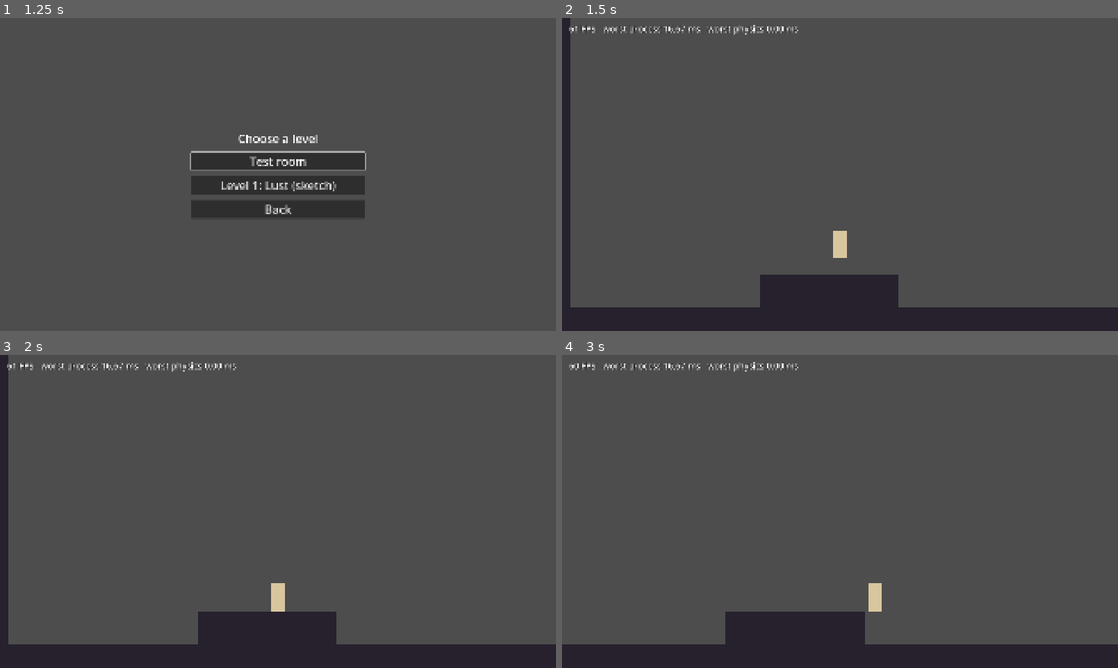
Above: before the commit, frames 1-4 (two rows, left to right).
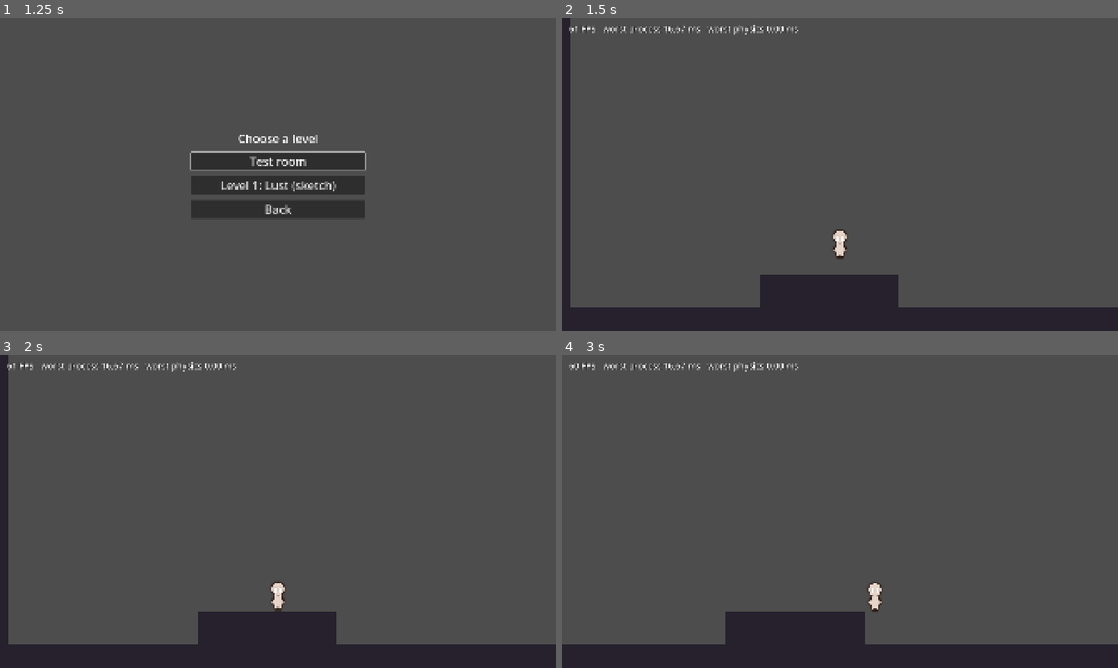
Above: after the commit, the same moments.

Repository: P2D2627/P2D
Game: Godot game, scene res://main.tscn
Same seed, same stepped clock (60 frames per second), same inputs: the game is played once before the commit and once after it.
Inputs (mouse positions are in pixels of both pictures, inside the frame that each line leads up to):
- Up to frame 1 (1.25 s): click "Play" at 0.5 s
- Up to frame 2 (1.5 s): click "Level 1: Lust (sketch)" at 1.25 s
- Up to frame 3 (2 s): no input
- Up to frame 4 (3 s): tap Enter at 2 s; move the mouse to (962, 495) at 2.02 s; press the mouse at (962, 495) at 2.03 s; hold D (move_right) from 2.03 s (still down); tap Space (jump) at 2.27 s; move the mouse to (728, 527) at 2.77 s; release the mouse at (728, 527) at 2.78 s; tap E (interact) at 2.85 s

Frame 1 is identical in both runs. In frame 2, 0.2% of the frame differs, in the area x 48-52%, y 67-78%; in frame 3, 0.2%, in the area x 48-52%, y 72-82%; in frame 4, 0.2%.

Commit message:
replace the player placeholder with the concept sprite

Diff:
--- a/Projeto/player/player.tscn
+++ b/Projeto/player/player.tscn
@@ -4,6 +4,7 @@
 [ext_resource type="Resource" uid="uid://dgbdj7xih7ra7" path="res://player/player_movement_stats.tres" id="2_stats"]
 [ext_resource type="Script" uid="uid://bb8cwv6qx3yd" path="res://player/player_input.gd" id="3_input"]
 [ext_resource type="PackedScene" path="res://crucifix/crucifix.tscn" id="4_crucifix"]
+[ext_resource type="Texture2D" uid="uid://bbx1qwuafnke3" path="res://assets/sprites/player/player_concept.png" id="5_sprite"]
 
 [sub_resource type="RectangleShape2D" id="RectangleShape2D_player"]
 size = Vector2(48, 96)
@@ -19,9 +20,10 @@
 position = Vector2(0, -48)
 shape = SubResource("RectangleShape2D_player")
 
-[node name="Placeholder" type="Polygon2D" parent="." unique_id=2110606164]
-color = Color(0.85, 0.78, 0.62, 1)
-polygon = PackedVector2Array(-24, -96, 24, -96, 24, 0, -24, 0)
+[node name="Sprite" type="Sprite2D" parent="."]
+editor_description = "A 192 x 192 cell with the feet on its line y = 184, centred: at (0, -88) the feet sit on the player's origin, the bottom of the collision box."
+position = Vector2(0, -88)
+texture = ExtResource("5_sprite")
 
 [node name="PlayerInput" type="Node" parent="."]
 script = ExtResource("3_input")
Binary file added: Projeto/assets/sprites/player/player_concept.png
Not shown, added: Projeto/assets/sprites/player/player_concept.png.import
